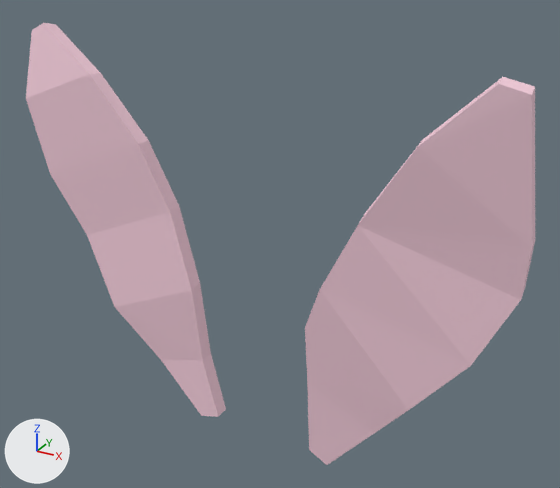
An edit to the glTF model apps/web/public/assets/3dx/accessories/hat/3dx_f_hat_bunny.glb, drawn before and after from the same camera.
One viewpoint serves both versions: a camera (50 mm lens) standing at (0.114, -0.212, 1.866) and looking at (0.003, -0.009, 1.765). The lights are fixed; the arrows at lower left show +X, +Y and +Z. The picture after the commit comes second.

The older version as bpy lines, for what is in view:
```python
me_hat_bunny = bpy.data.meshes.new('hat_bunny')
me_hat_bunny.from_pydata(...)  # 65 vertices, 118 faces; spans x -0.092..0.084, y -0.029..-0.002, z 1.689..1.83
me_hat_bunny.materials.append(mat_skin)  # pink #f6cedd
ob_hat_bunny = bpy.data.objects.new('hat_bunny', me_hat_bunny)
ob_hat_bunny.location = (0.0, 0.0, 0.0)
```
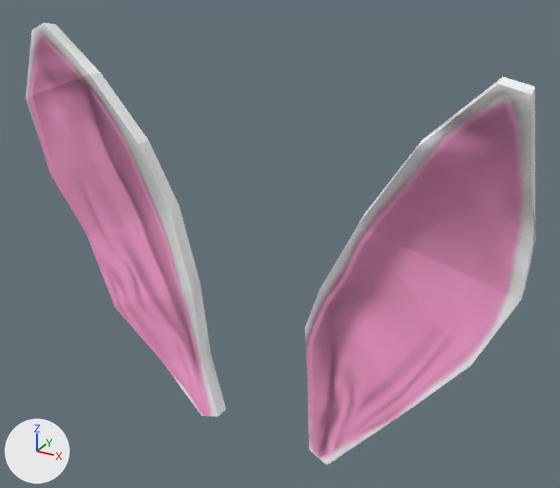
Edits to the bpy script that builds the scene:
```text
Add img_3dx_f_hat_bunny_normal:
    img_3dx_f_hat_bunny_normal = load_image('3dx_f_hat_bunny_normal', '_unpacked/3dx_f_hat_bunny_normal', 256, 256, 'Non-Color')
Add img_3dx_f_hat_bunny_albedo:
    img_3dx_f_hat_bunny_albedo = load_image('3dx_f_hat_bunny_albedo', '_unpacked/3dx_f_hat_bunny_albedo', 256, 256, 'sRGB')
Add mat_hat_bunny:
    mat_hat_bunny = bpy.data.materials.new('hat_bunny')
    # uses the picture img_3dx_f_hat_bunny_albedo
    # uses the picture img_3dx_f_hat_bunny_normal
Change me_hat_bunny:
    where me_hat_bunny.from_pydata(...)  # 65 vertices, 118 faces; spans x -0.092..0.084, y -0.029..-0.002, z 1.689..1.83
    remove me_hat_bunny.materials.append(mat_skin)  # pink #f6cedd
    add me_hat_bunny.materials.append(mat_hat_bunny)
```

Boxes (x1, y1, x2, y2) around the edits, measured in the pictures (560 x 488 px):
'hat_bunny', recoloured
    both: (26, 23, 535, 465)
